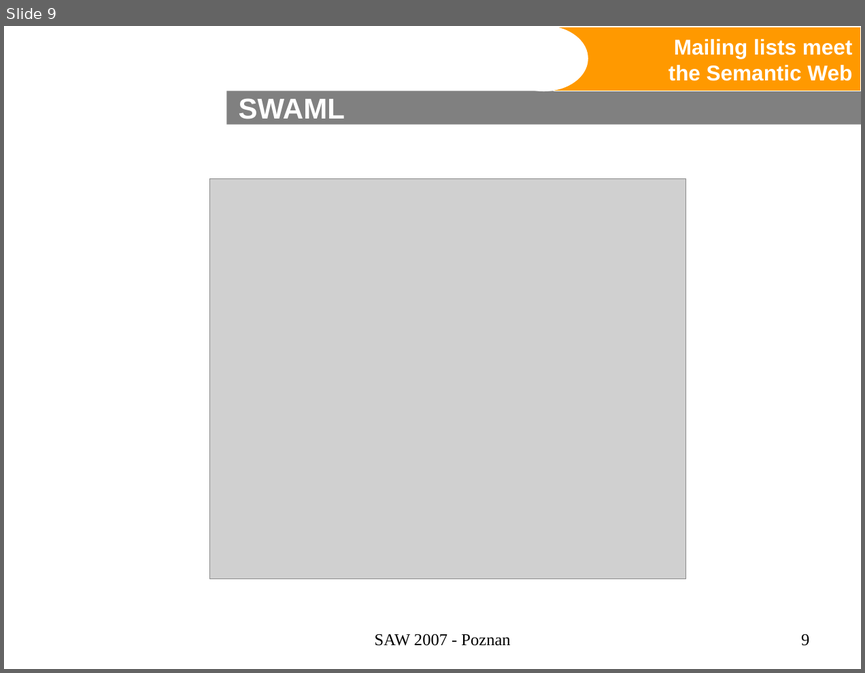
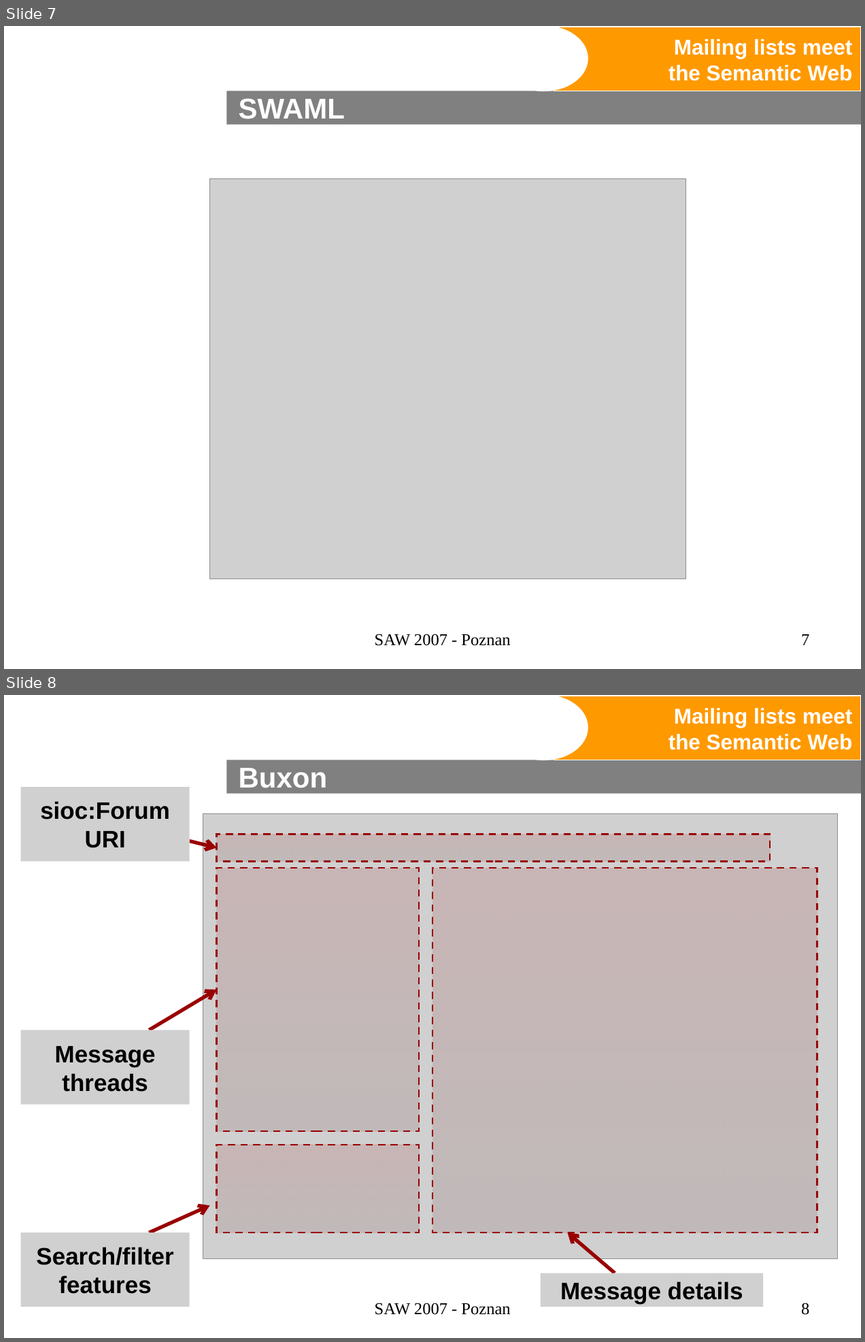
Before and after one commit to BackupTheBerlios/swaml-svn, a slide deck: trunk/doc/talks/20070427-saw2007/swaml.ppt. Shown one above the other, each under a label of ours: slide 9 before the commit, slides 7 and 8 after it. The pictures are 865x673 and 865x1342 pixels, drawn with LibreOffice and Linux fonts; fonts in the diff are those of the drawing; grey boxes stand for pictures; background and template pictures are left out. Boxes give left, top, right and bottom in pixels: in the first picture for what was removed or moved away, otherwise in the second. Text is boxed around its words. In the diff, an @@ line names an element or a change of style, - is before the commit and + after.

```diff
--- a/trunk/doc/talks/20070427-saw2007/swaml.ppt
+++ b/trunk/doc/talks/20070427-saw2007/swaml.ppt
@@ slide 8 added at (4, 695, 861, 1338), background #FFFFFF; not listed: 3 template elements that a slide beside it also shows @@
@@ title added at (239, 768, 328, 794), 24 pt, text #FFFFFF, bold @@
+Buxon
@@ picture added at (21, 787, 190, 861), 20 pt, text #000000, bold @@
+sioc:Forum
+URI
@@ picture added at (203, 814, 837, 1259) @@
@@ rectangle added at (216, 834, 770, 861), fill gradient #990000 to #460000, outline #990000 1.5 pt dashed @@
@@ arrow added from (189, 841) to (216, 847), #990000 3 pt @@
@@ rectangle added at (216, 868, 419, 1131), fill gradient #990000 to #460000, outline #990000 1.5 pt dashed @@
@@ rectangle added at (432, 868, 817, 1232), fill gradient #990000 to #460000, outline #990000 1.5 pt dashed @@
@@ arrow added from (149, 1030) to (216, 989), #990000 3 pt @@
@@ picture added at (21, 1030, 190, 1104), 20 pt, text #000000, bold @@
+Message
+threads
@@ rectangle added at (216, 1145, 419, 1232), fill gradient #990000 to #460000, outline #990000 1.5 pt dashed @@
@@ arrow added from (149, 1232) to (209, 1205), #990000 3 pt @@
@@ picture added at (21, 1232, 190, 1307), 20 pt, text #000000, bold @@
+Search/filter
+features
@@ arrow added from (615, 1272) to (567, 1232), #990000 3 pt @@
@@ picture added at (541, 1272, 763, 1306), 20 pt, text #000000, bold @@
+Message details
@@ text added at (375, 1302, 510, 1314), 14 pt, text #000000 @@
+SAW 2007 - Poznan
@@ page number added at (801, 1302, 809, 1314), 14 pt, text #000000 @@
+8
@@ what was slide 9 is now slide 7 @@
@@ page number at (801, 634, 809, 645): text changed @@
-9
+7
```
Also in this commit, not shown: 4 slides changed, 2 other slides added, 5 slides removed.
